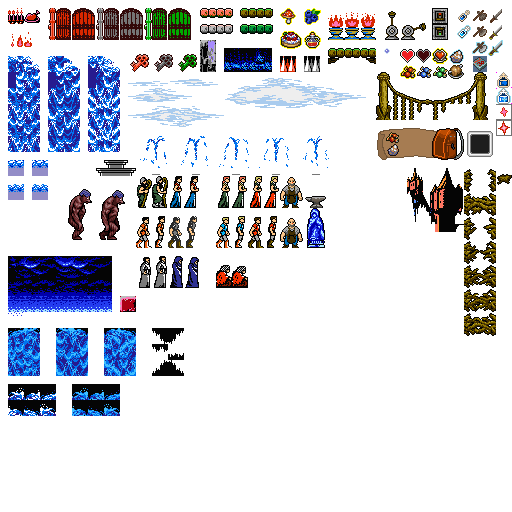
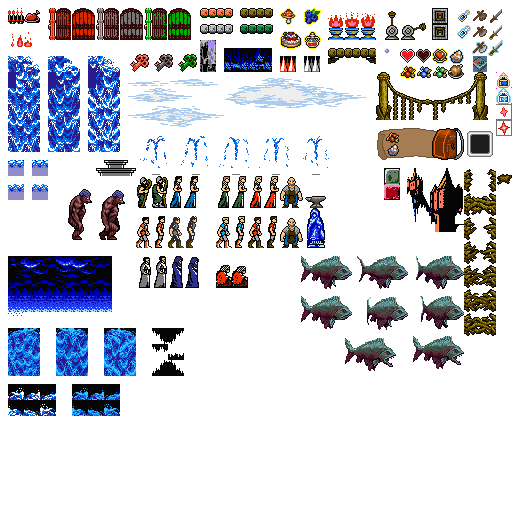
Layered file, before and after one edit (512 x 512). Changes by layer:
renamed "Layer 77" to "Blocks", painted on it over (120, 168, 400, 312)
added layer "KillerFish SHRINKED" above "Layer 86" over (301, 256, 464, 371)
